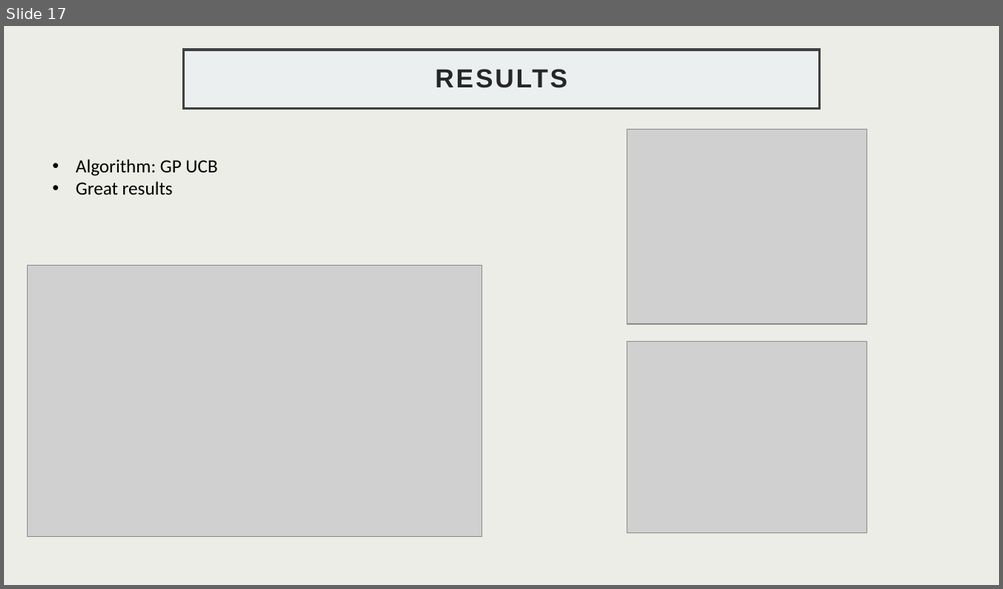
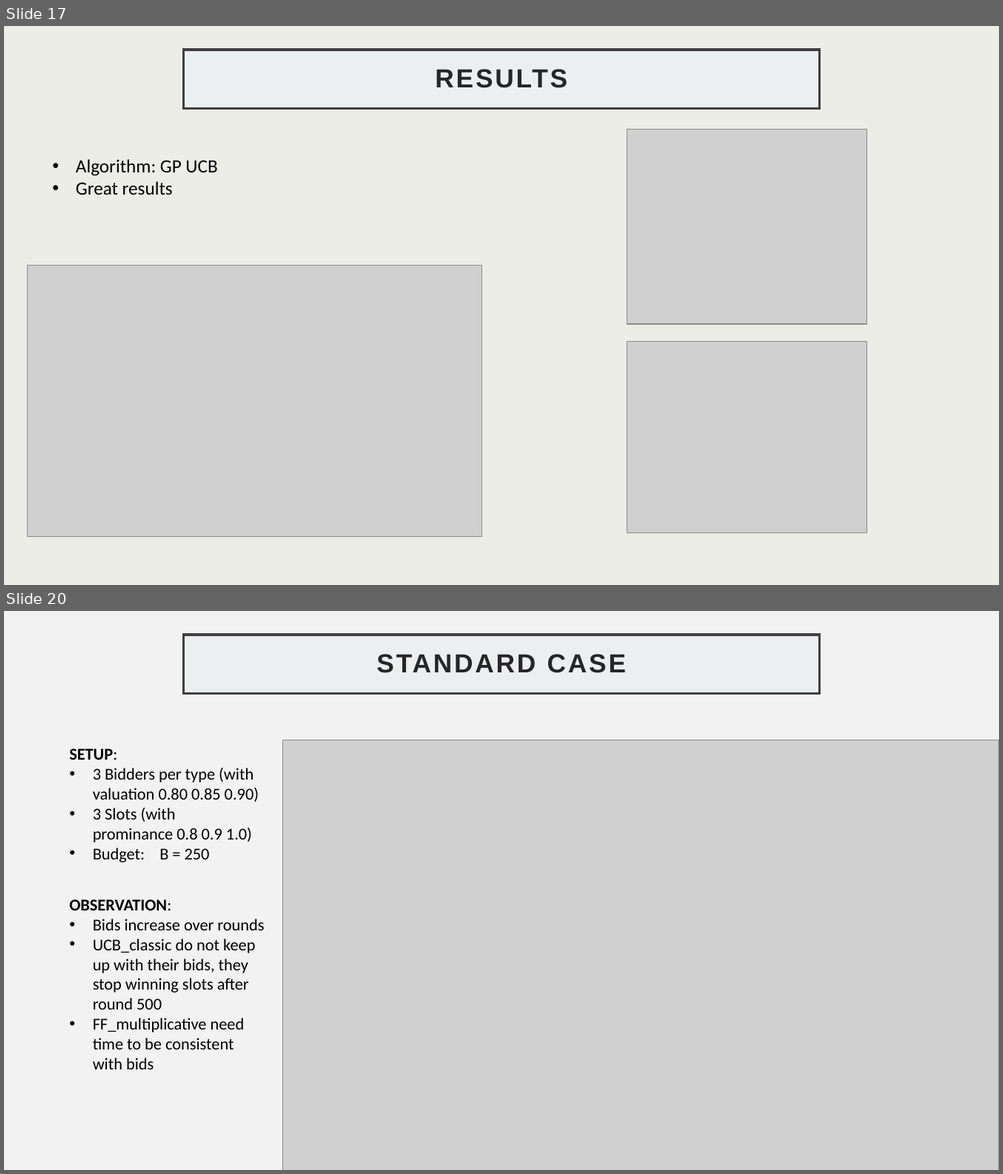
Before and after one commit to GabriFarace/OLA-project, a slide deck: SLIDES.pptx. Shown one above the other, each under a label of ours: slide 17 before the commit, slides 17 and 20 after it; the slides between them are not shown. The pictures are 1003x589 and 1003x1174 pixels, drawn with LibreOffice and Linux fonts; fonts in the diff are those of the drawing; grey boxes stand for pictures. Boxes give left, top, right and bottom in pixels: in the first picture for what was removed or moved away, otherwise in the second. Text is boxed around its words. In the diff, an @@ line names an element or a change of style, - is before the commit and + after.

```diff
--- a/SLIDES.pptx
+++ b/SLIDES.pptx
@@ slide 20 added at (4,611,999,1170), background #F2F2F2 @@
@@ title added at (183,635,819,694), fill #EBEFF0, outline #404040 2.5 pt, 25.2 pt, text #262626, bold @@
+STANDARD CASE
@@ picture added at (282,740,999,1170) @@
@@ text added at (69,749,259,863), 16 pt, text #000000 @@
+SETUP:
+• 3 Bidders per type (with valuation 0.80 0.85 0.90)
+• 3 Slots (with prominance 0.8 0.9 1.0)
+• Budget: B = 250
@@ text added at (69,900,264,1070), 16 pt, text #000000 @@
+OBSERVATION:
+• Bids increase over rounds
+• UCB_classic do not keep up with their bids, they stop winning slots after round 500
+• FF_multiplicative need time to be consistent with bids
```
Also in this commit, not shown: 3 slides changed, 3 other slides added, 3 slides removed.
